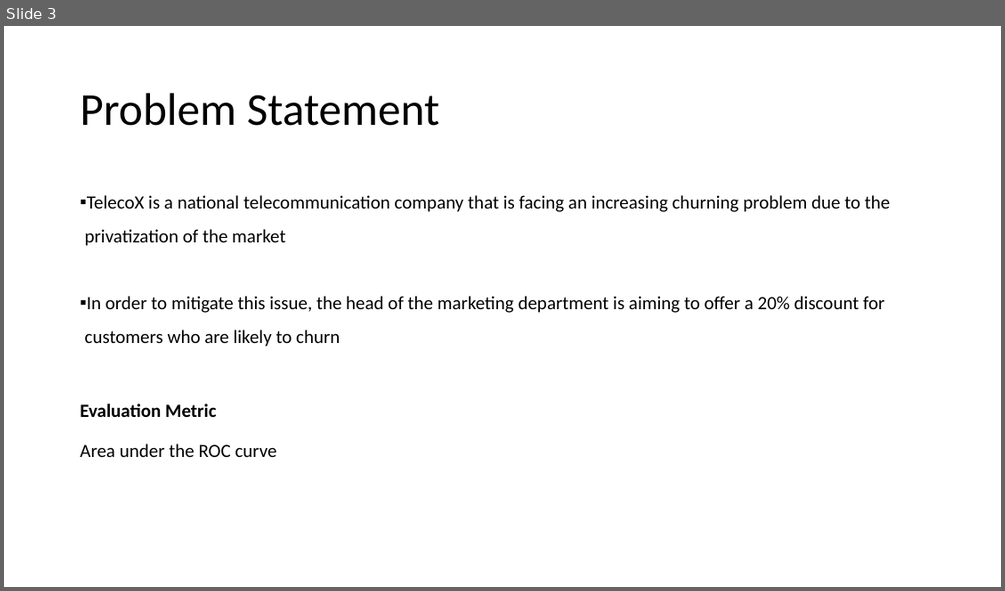
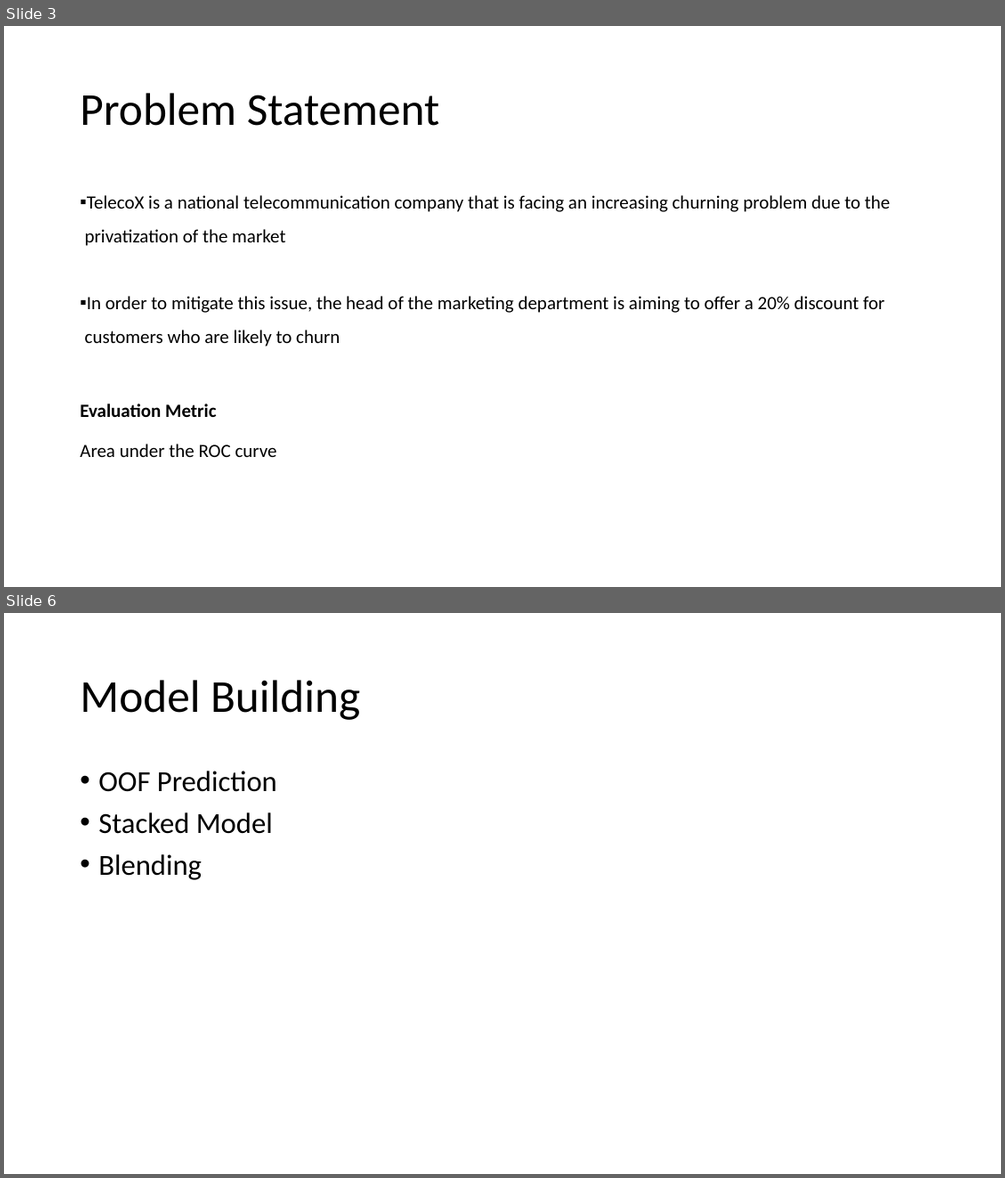
Before and after one commit to surajsharan/churn-prediction, a slide deck: Churn Prediction.pptm. Shown one above the other, each under a label of ours: slide 3 before the commit, slides 3 and 6 after it; the slides between them are not shown. The pictures are 1005x591 and 1005x1178 pixels, drawn with LibreOffice and Linux fonts; fonts in the diff are those of the drawing. Boxes give left, top, right and bottom in pixels: in the first picture for what was removed or moved away, otherwise in the second. Text is boxed around its words. In the diff, an @@ line names an element or a change of style, - is before the commit and + after.

```diff
--- a/Churn Prediction.pptm
+++ b/Churn Prediction.pptm
@@ slide 6 added at (4, 613, 1001, 1174), background #FFFFFF @@
@@ title added at (80, 680, 360, 720), 44 pt, text #000000 @@
+Model Building
@@ text added at (98, 771, 277, 880), 28 pt, text #000000 @@
+• OOF Prediction
+• Stacked Model
+• Blending
```
Also in this commit, not shown: 1 slide changed, 1 other slide added, 1 slide removed.
